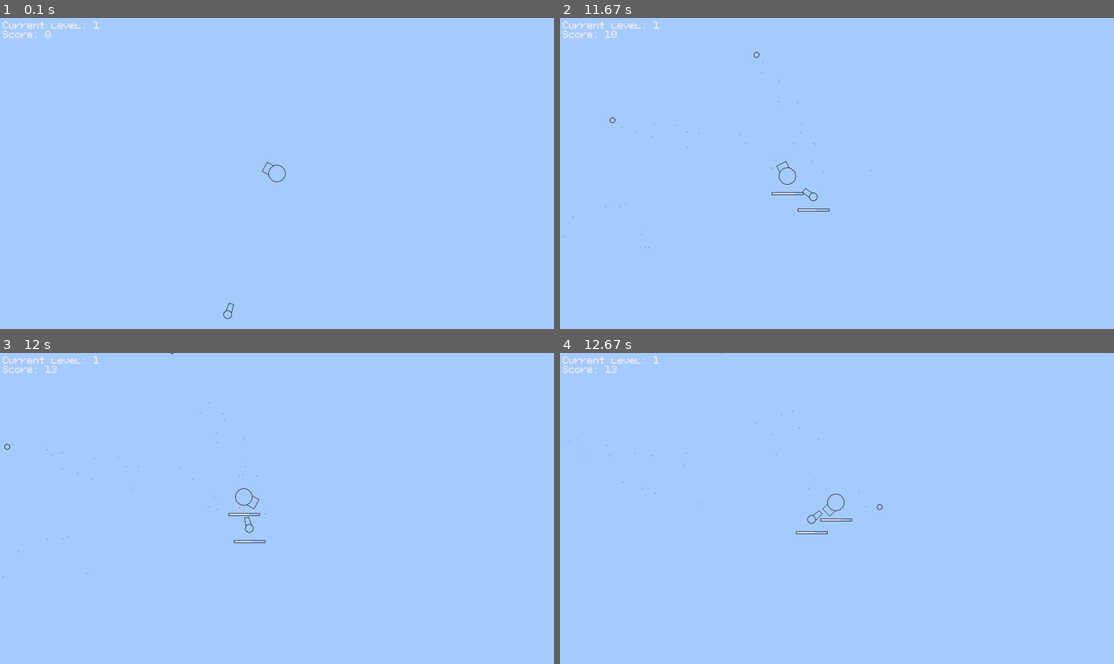
Above: before the commit, frames 1-4 (two rows, left to right).
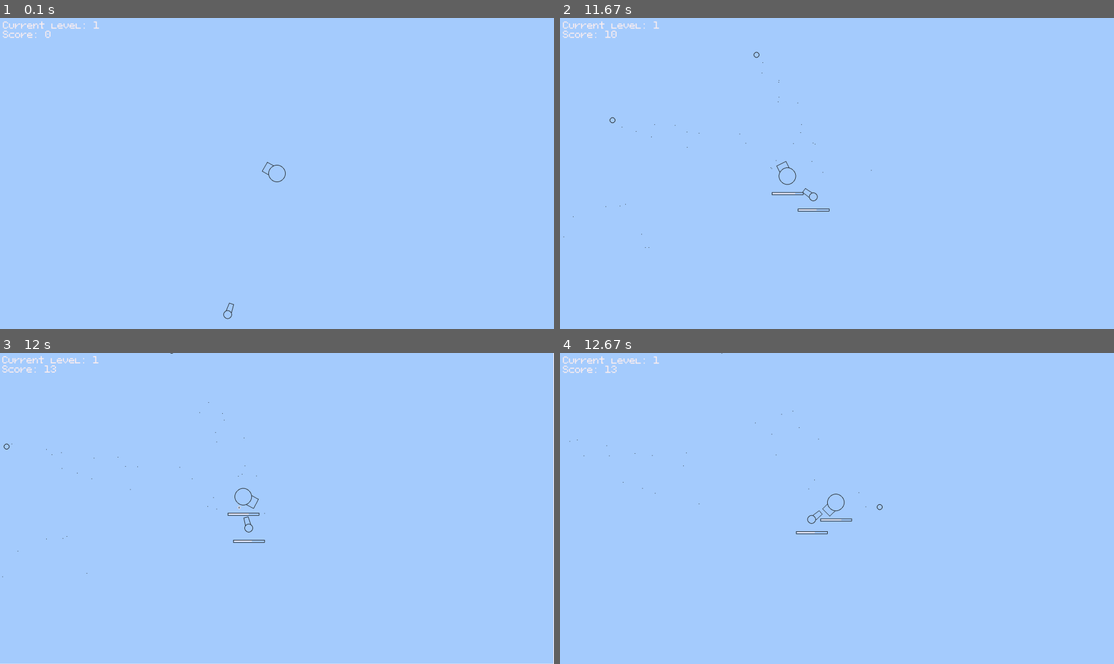
Above: after the commit, the same moments.

Repository: a96lex/pygame-tank-game
Game: pygame game, started from main.py
Two runs of this game, one before a commit and one after it. Both use one fixed random seed, a clock stepped at 60 frames per second and the inputs below.
Inputs (mouse positions are in pixels of both pictures, inside the frame that each line leads up to):
- Up to frame 1 (0.1 s): no input
- Up to frame 2 (11.67 s): tap E at 0.33, 11.42 s; hold Left 0.67-1.2 s; move the mouse to (909, 89) at 0.7 s; hold Down 1.23-1.53 s; move the mouse to (742, 248) at 1.27 s; hold Left 1.57-1.97 s; move the mouse to (859, 210) at 1.6 s; hold Up 2-2.37 s; move the mouse to (692, 269) at 2.03 s; hold Right 2.4-3.03 s; move the mouse to (659, 217) at 2.43 s; hold Down 3.07-3.43 s; move the mouse to (981, 58) at 3.1 s; hold Left 3.47-3.93 s; move the mouse to (842, 77) at 3.5 s; hold Right 3.97-4.43 s; move the mouse to (670, 154) at 4 s; hold Up 4.47-4.77 s; move the mouse to (886, 92) at 4.5 s; hold Right 4.8-5.27 s; move the mouse to (698, 248) at 4.83 s; hold Left 5.3-5.83 s; move the mouse to (875, 167) at 5.33 s; hold Down 5.87-6.17 s; move the mouse to (931, 282) at 5.9 s; hold Left 6.2-6.6 s; move the mouse to (776, 142) at 6.23 s; hold Up 6.63-7 s; move the mouse to (676, 111) at 6.67 s; hold Right 7.03-7.67 s; move the mouse to (964, 173) at 7.07 s; hold Down 7.7-8.07 s; move the mouse to (809, 176) at 7.73 s; hold Left 8.1-8.57 s; move the mouse to (787, 238) at 8.13 s; hold Right 8.6-9.07 s; move the mouse to (698, 220) at 8.63 s; hold Up 9.1-9.4 s; move the mouse to (770, 204) at 9.13 s; hold Right 9.43-9.9 s; move the mouse to (715, 120) at 9.47 s; hold Left 9.93-10.47 s; move the mouse to (825, 282) at 9.97 s; hold Down 10.5-10.8 s; move the mouse to (781, 98) at 10.53 s; hold Left 10.83-11.23 s; move the mouse to (626, 117) at 10.87 s; hold Up 11.27-11.63 s; move the mouse to (726, 55) at 11.3 s
- Up to frame 3 (12 s): hold Right from 11.67 s (still down); move the mouse to (481, 626) at 11.7 s
- Up to frame 4 (12.67 s): release Right at 12.3 s; hold Down from 12.33 s (still down); move the mouse to (759, 576) at 12.37 s; tap Space at 12.4 s

Frames 1-2 are identical in both runs. In frame 3, 0.8% of the frame differs, in the area x 0-100%, y 0-100%; in frame 4, nothing differs.

Commit message:
add in screen shake

Diff:
--- /dev/null
+++ b/game/screen_shake.py
@@ -0,0 +1,21 @@
+import math
+from random import randint
+
+from .bullet import Bullet
+
+
+class ScreenShake:
+    shaking = 0
+    strength = 5
+
+    def shake(self, bullet: Bullet):
+        self.shaking += int(math.sqrt(bullet.radius * 2))
+        self.strength = int(math.sqrt(bullet.radius * 2))
+
+    def get_screen_offset(self):
+        self.shaking = max(0, self.shaking - 1)
+        return (
+            [randint(-self.strength, self.strength) for _ in range(2)]
+            if self.shaking > 0
+            else [0, 0]
+        )
--- a/main.py
+++ b/main.py
@@ -1,4 +1,5 @@
-from random import random
+import math
+from random import randint, random
 import pygame
 
 from game.bullet import Bullet, Explosion
@@ -11,9 +12,13 @@
 )
 from game.levels import load_level
 from game.player import Player
+from game.screen_shake import ScreenShake
 from game.upgrade_constants import UPGRADEABLE_STATS
 
-screen = pygame.display.set_mode((0, 0), pygame.FULLSCREEN)
+display = pygame.display.set_mode((0, 0), pygame.FULLSCREEN)
+screen = display.copy()
+screen_shake = ScreenShake()
+
 pygame.display.init()
 pygame.display.set_caption("Tank game")
 pygame.font.init()
@@ -75,6 +80,7 @@
         if key[pygame.K_RIGHT] or key[pygame.K_d]:
             player.update_speed(pygame.Vector2(+1, 0))
 
+        display.fill(Colors.UI)
         screen.fill(Colors.Background)
 
         for particle in particles:
@@ -105,6 +111,7 @@
                 hit_score = handle_collision_if_exist(bullet, player)
                 if hit_score:
                     explosions.add(Explosion(bullet))
+                    screen_shake.shake(bullet)
                     score += hit_score
 
         for enemy in enemies:
@@ -142,6 +149,7 @@
             money.force_update(money.value + score)
 
     elif GameConfig.scene == Scenes.UPGRADES:
+        display.fill(Colors.UI)
         screen.fill(Colors.Background)
 
         stats = [v for k, v in UPGRADEABLE_STATS.__dict__.items() if k[0] != "_"]
@@ -203,4 +211,5 @@
                 (150, 600),
             )
 
+    display.blit(screen, screen_shake.get_screen_offset())
     pygame.display.update()
